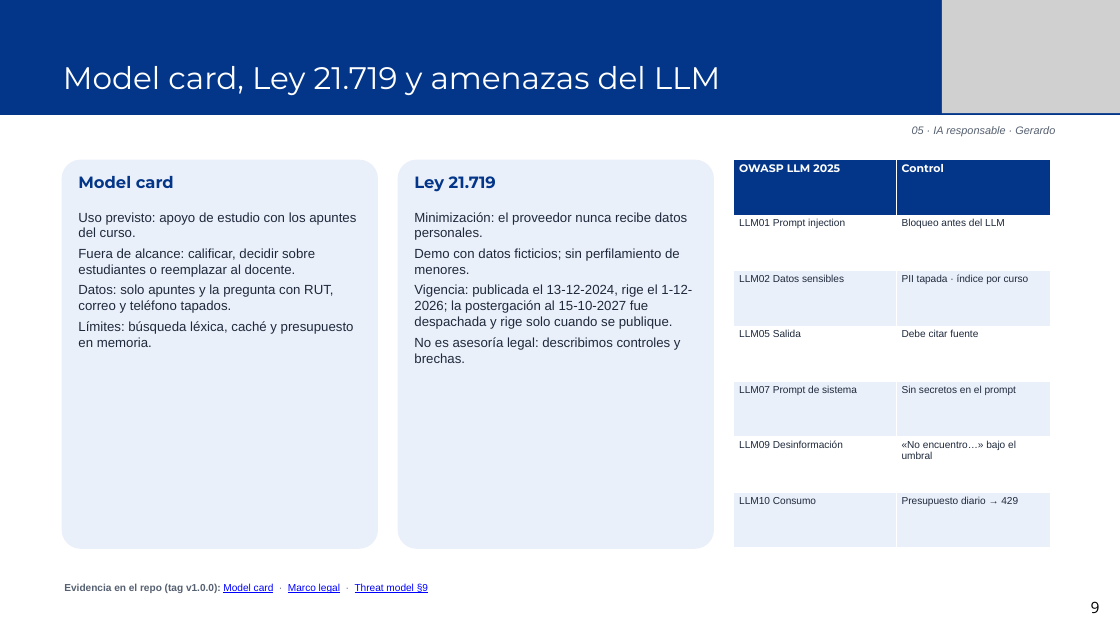
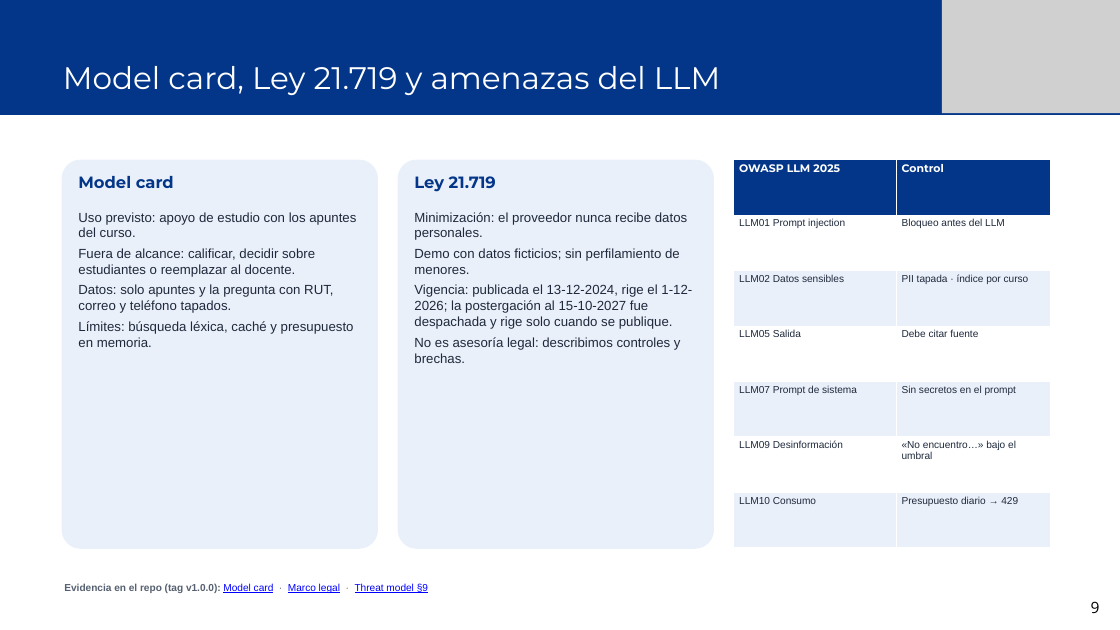
Before and after one commit to merinobranco10/equipo-aulaViva, a slide deck: slide 8 of docs/defensa/AulaViva_S18_Defensa_Deck.pptx (slide 9 before the commit). Drawn at 1120x630 pixels with LibreOffice and Linux fonts; fonts in the diff are those of the drawing; grey boxes stand for pictures. Boxes give left, top, right and bottom in pixels: in the first picture for what was removed or moved away, otherwise in the second. Text is boxed around its words. In the diff, an @@ line names an element or a change of style, - is before the commit and + after.

```diff
--- a/docs/defensa/AulaViva_S18_Defensa_Deck.pptx
+++ b/docs/defensa/AulaViva_S18_Defensa_Deck.pptx
@@ text removed at [912,126,1055,137] @@
-05 · IA responsable · Gerardo
```
Also in this commit, not shown: 13 other slides changed, 2 other files.
